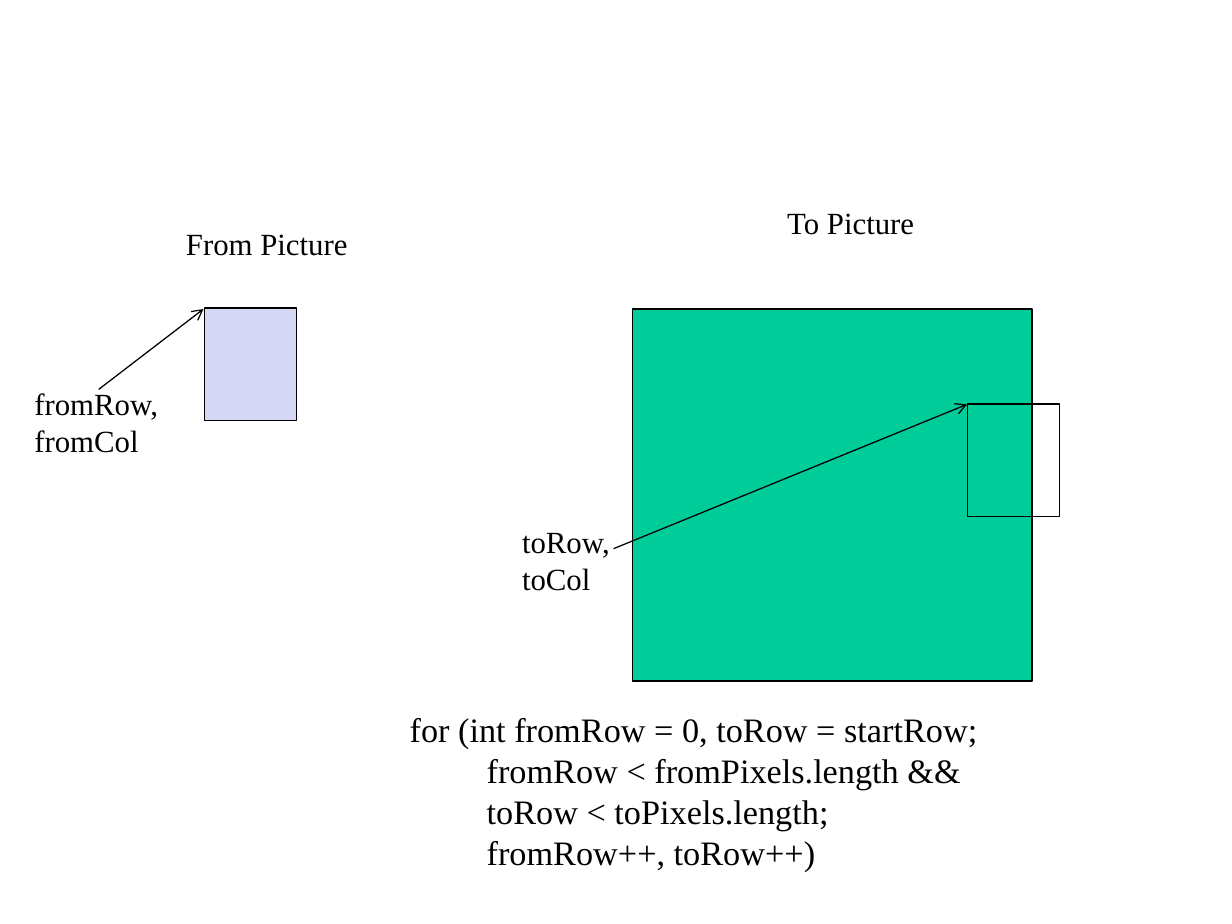
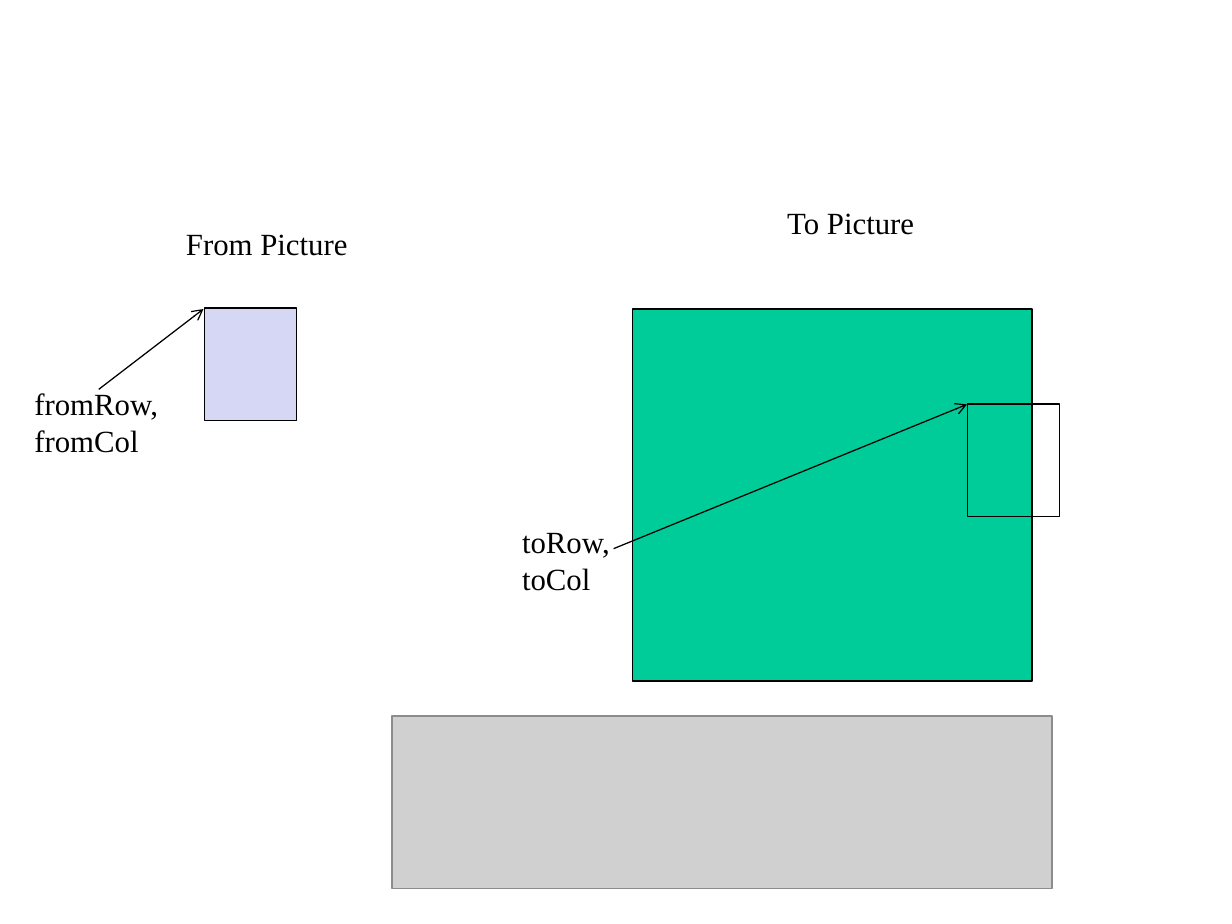
Before and after one commit to gregneat/T21, a slide deck: slide 8 of ap projects/TwoD Matrix/5 pix - collage/pixCollage.ppt. Drawn at 1232x924 pixels with LibreOffice and Linux fonts; fonts in the diff are those of the drawing; grey boxes stand for pictures. Boxes give left, top, right and bottom in pixels: in the first picture for what was removed or moved away, otherwise in the second. Text is boxed around its words. In the diff, an @@ line names an element or a change of style, - is before the commit and + after.

Commit message:
made correction to AP lab5 slides

```diff
--- a/ap projects/TwoD Matrix/5 pix - collage/pixCollage.ppt
+++ b/ap projects/TwoD Matrix/5 pix - collage/pixCollage.ppt
@@ picture added at (392,716,1052,888) @@
@@ text removed at (410,718,977,872) @@
-for (int fromRow = 0, toRow = startRow;
-fromRow < fromPixels.length &&
-toRow < toPixels.length;
-fromRow++, toRow++)
```
Also in this commit, not shown: 1 other file.
